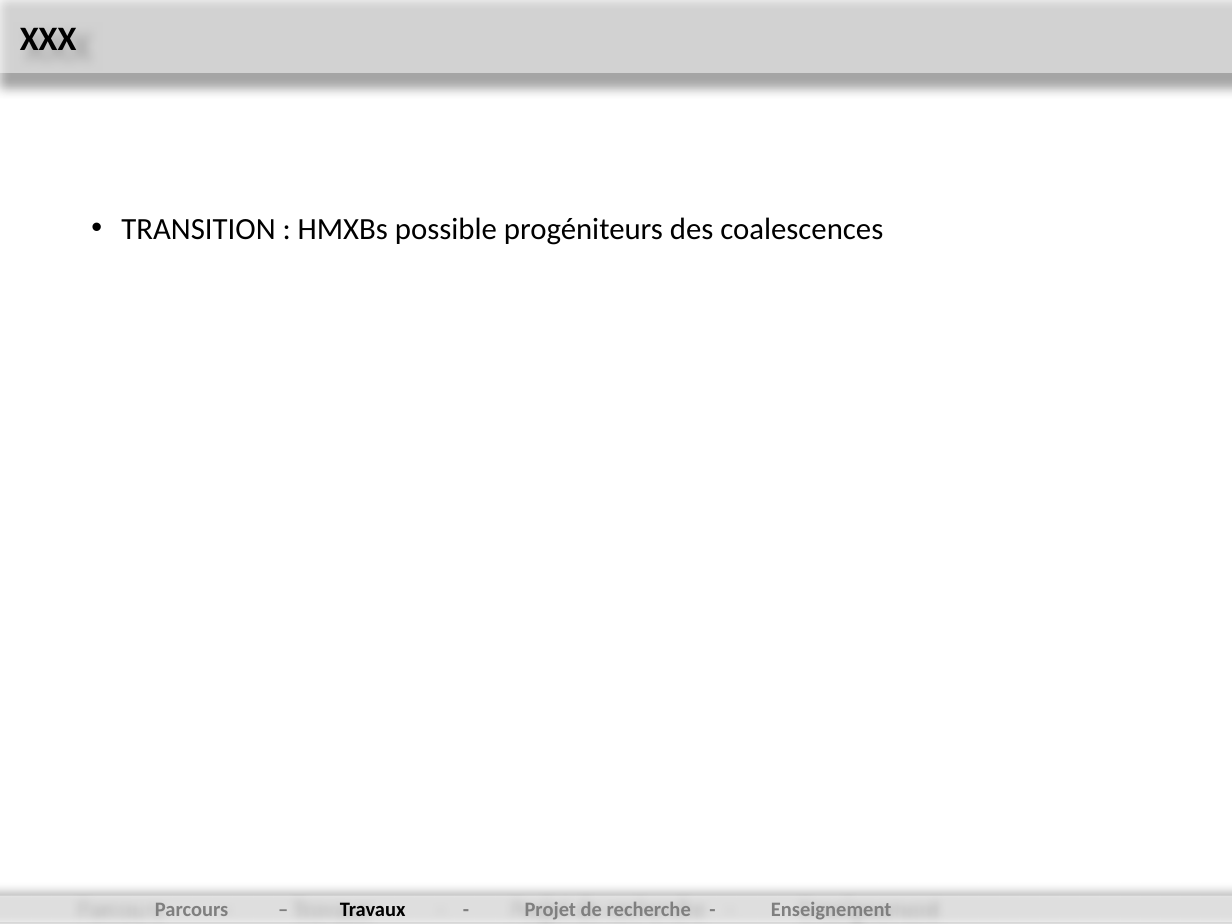
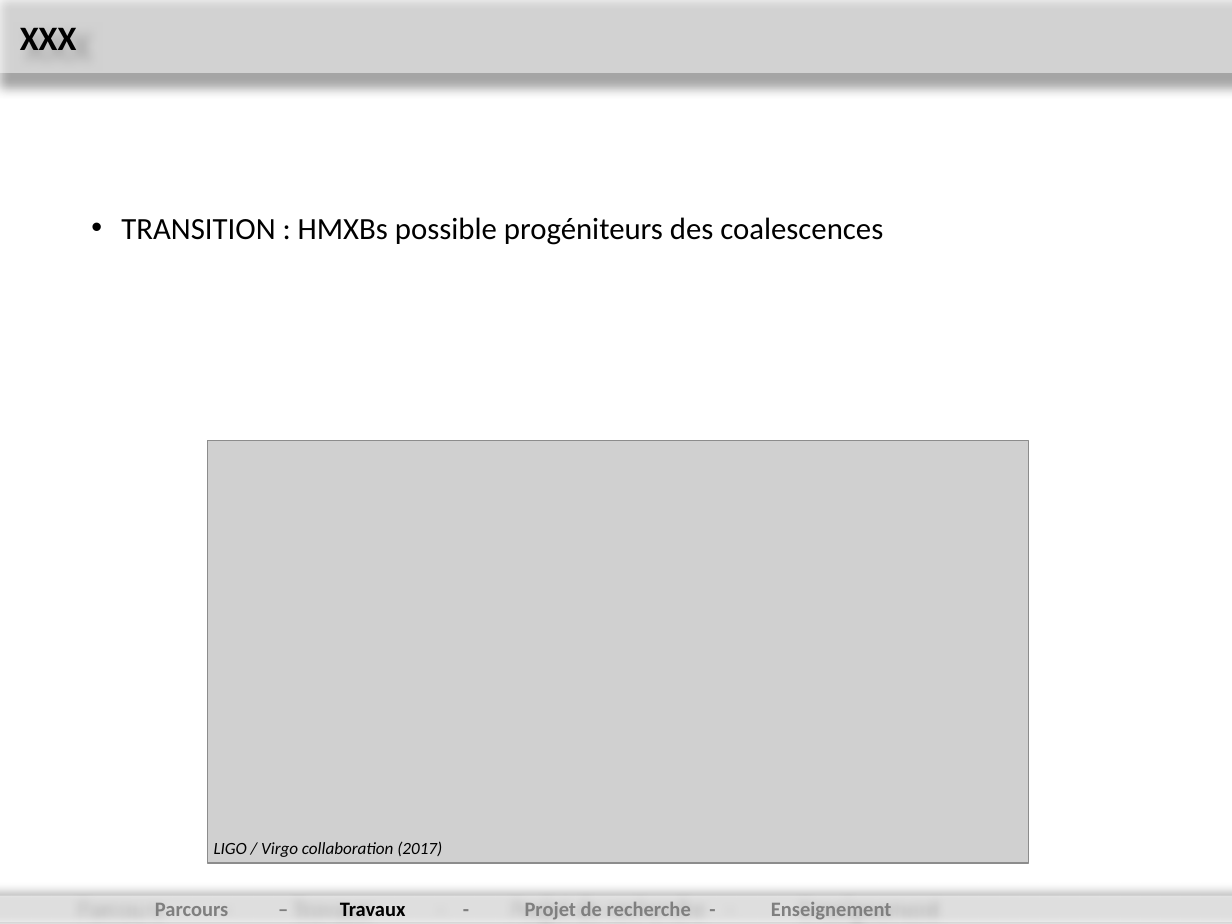
Before and after one commit to Ileyk/MdC_IAP_19, a slide deck: slide 11 of Oral/talk/talk.pptx (slide 10 before the commit). Drawn at 1232x924 pixels with LibreOffice and Linux fonts; fonts in the diff are those of the drawing; grey boxes stand for pictures; background and template pictures are left out. Boxes give left, top, right and bottom in pixels: in the first picture for what was removed or moved away, otherwise in the second. Text is boxed around its words. In the diff, an @@ line names an element or a change of style, - is before the commit and + after.

```diff
--- a/Oral/talk/talk.pptx
+++ b/Oral/talk/talk.pptx
@@ picture added at bbox=[208, 440, 1029, 862] @@
@@ text added at bbox=[214, 841, 442, 857], 10 pt, text #000000, italic @@
+LIGO / Virgo collaboration (2017)
```
Also in this commit, not shown: 1 other slide changed, 1 slide added, 3 other files.
